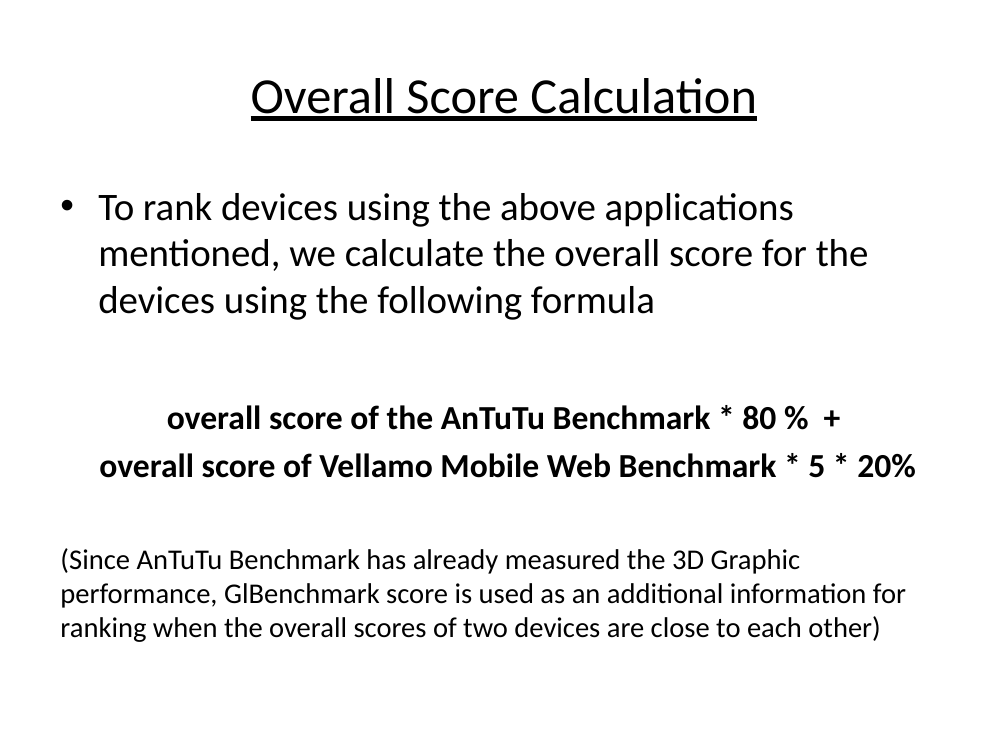
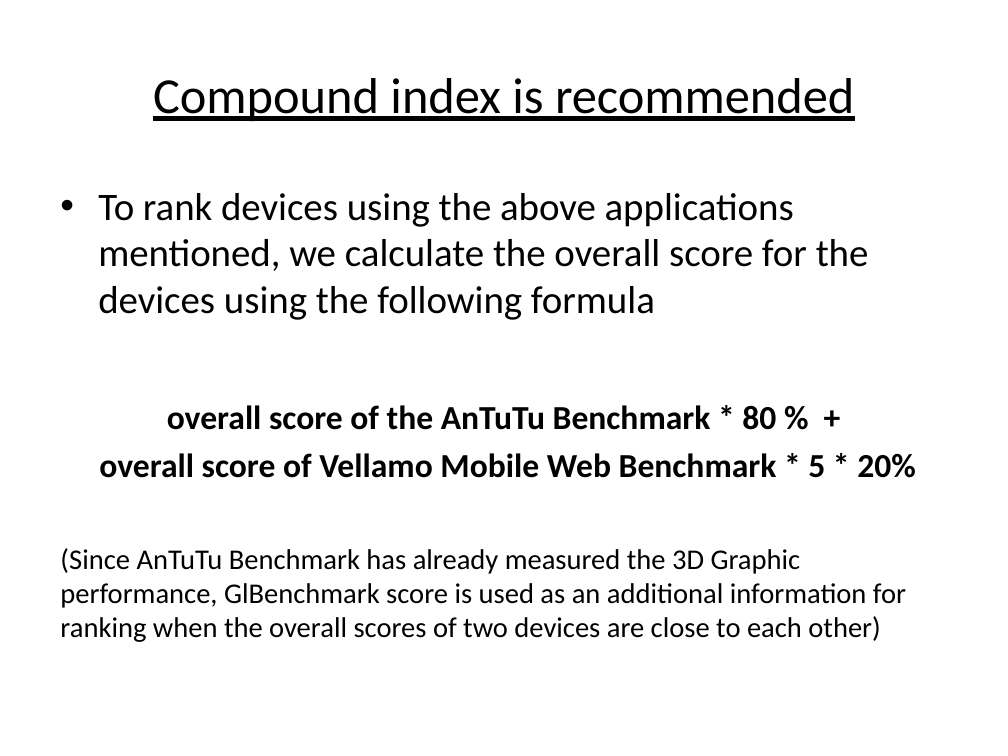
Before and after one commit to laikayeekelly/Benchmark, a slide deck: slide 8 of benchmark.pptx (slide 16 before the commit). Drawn at 1008x756 pixels with LibreOffice and Linux fonts; fonts in the diff are those of the drawing. Boxes give left, top, right and bottom in pixels: in the first picture for what was removed or moved away, otherwise in the second. Text is boxed around its words. In the diff, an @@ line names an element or a change of style, - is before the commit and + after.

Commit message:
changed titles of slides

```diff
--- a/benchmark.pptx
+++ b/benchmark.pptx
@@ title at [153, 78, 854, 121]: text changed @@
-Overall Score Calculation
+Compound index is recommended
```
Also in this commit, not shown: 6 other slides changed, 1 slide added.
